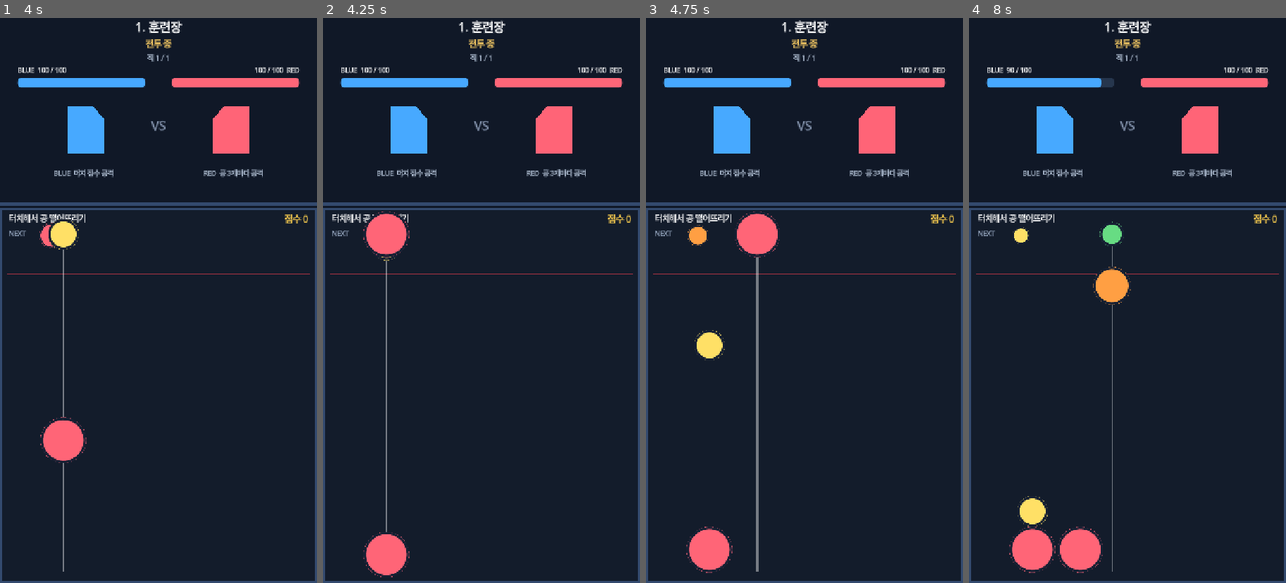
Above: before the commit, frames 1-4 (left to right).
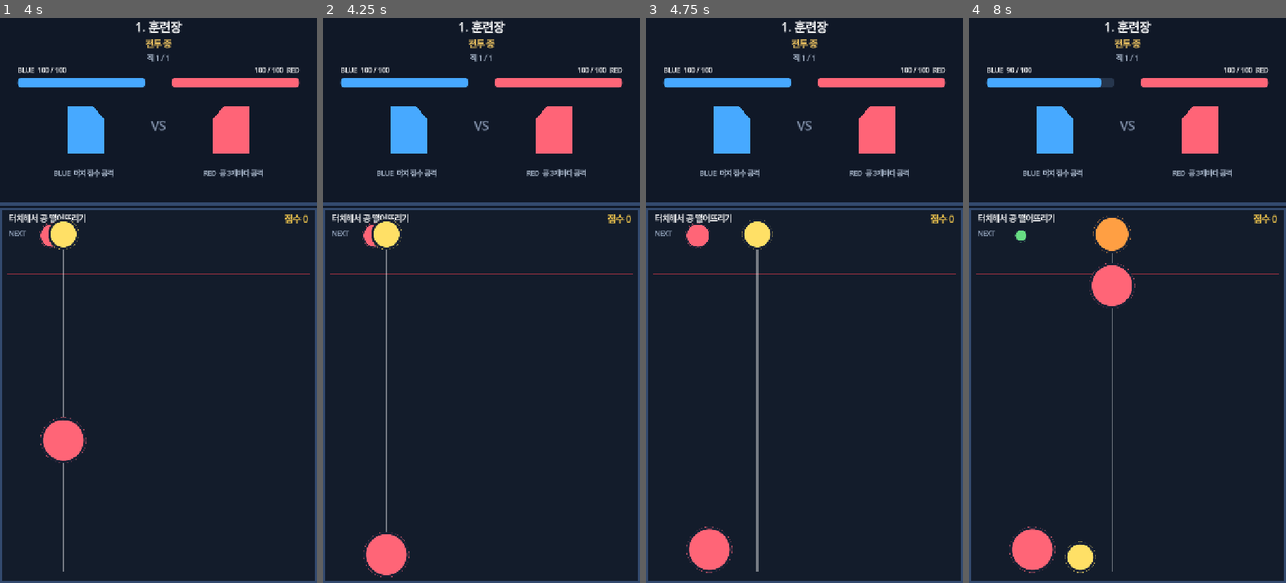
Above: after the commit, the same moments.

Repository: rnntnp/puzrpg
Game: Godot game, scene res://scenes/loading.tscn
Two runs of this game, one before a commit and one after it. Both use one fixed random seed, a clock stepped at 60 frames per second and the inputs below.
Inputs (mouse positions are in pixels of both pictures, inside the frame that each line leads up to):
- Up to frame 1 (4 s): tap Enter at 0.5, 2.75 s; move the mouse to (142, 413) at 0.52 s; click (142, 413) at 0.67 s; tap Space at 1.25 s; drag from (253, 385) to (142, 413) at 1.27 s; click "게임 시작" at 2 s; move the mouse to (63, 215) at 2.77 s; click (63, 215) at 2.92 s; drag from (174, 300) to (63, 215) at 3.52 s
- Up to frame 2 (4.25 s): no input
- Up to frame 3 (4.75 s): move the mouse to (756, 159) at 4.27 s; click (756, 159) at 4.42 s
- Up to frame 4 (8 s): drag from (1197, 272) to (1079, 159) at 5.02 s; move the mouse to (1064, 328) at 5.77 s; click (1064, 328) at 5.92 s; drag from (1159, 176) to (1064, 328) at 6.52 s; tap Space at 7.25 s; move the mouse to (1111, 413) at 7.27 s; click (1111, 413) at 7.42 s

Frame 1 is identical in both runs. In frame 2, 0.8% of the frame differs, in the area x 12-28%, y 34-43%; in frame 3, 1.3%; in frame 4, 2.5%, in the area x 13-53%, y 35-99%.

Commit message:
fix bugs

Diff:
--- a/project.godot
+++ b/project.godot
@@ -12,8 +12,8 @@
 
 config/name="puzrpg"
 run/main_scene="res://scenes/loading.tscn"
+config/features=PackedStringArray("4.7", "Mobile")
 run/max_fps=60
-config/features=PackedStringArray("4.7", "Mobile")
 config/icon="res://icon.svg"
 
 [autoload]
--- a/scripts/battle.gd
+++ b/scripts/battle.gd
@@ -29,7 +29,7 @@
 	left_fighter.defeated.connect(_on_fighter_defeated)
 	right_fighter.defeated.connect(_on_fighter_defeated)
 	merge_game.game_over.connect(_on_merge_game_over)
-	merge_game.combo_resolved.connect(_on_combo_resolved)
+	merge_game.merge_attack_requested.connect(_on_merge_attack_requested)
 	merge_game.ball_dropped.connect(_on_ball_dropped)
 	_load_level()
 	_start_battle()
@@ -89,9 +89,13 @@
 	enemy_drop_count = 0
 	right_fighter.attack(left_fighter)
 
-func _on_combo_resolved(damage: int, _combo_count: int, _base_points: int) -> void:
+func _on_merge_attack_requested(damage: int, _combo_count: int, _base_points: int) -> void:
 	if not battle_running or not left_fighter.is_alive() or not right_fighter.is_alive():
+		print("[MERGE ATTACK SKIPPED] battle=%s | player_alive=%s | enemy_alive=%s" % [
+			str(battle_running), str(left_fighter.is_alive()), str(right_fighter.is_alive())
+		])
 		return
+	print("[MERGE ATTACK] damage=%d" % damage)
 	left_fighter.attack_with_damage(right_fighter, damage)
 
 
--- a/scripts/merge_game.gd
+++ b/scripts/merge_game.gd
@@ -2,7 +2,7 @@
 extends Node2D
 
 signal game_over
-signal combo_resolved(damage: int, combo_count: int, base_points: int)
+signal merge_attack_requested(damage: int, combo_count: int, base_points: int)
 signal ball_dropped
 
 const BallScene = preload("res://scenes/merge_ball.tscn")
@@ -11,6 +11,8 @@
 const DROP_GRACE_DURATION := 1.2
 const OVERFLOW_DURATION := 0.8
 const COMBO_SETTLE_MSEC := 500
+const COMBO_MAX_WAIT_MSEC := 4000
+const MERGE_ATTACK_DELAY := 0.25
 
 @onready var balls: Node2D = $Balls
 @onready var preview_holder: Node2D = $PreviewHolder
@@ -144,15 +146,18 @@
 	_finish_drop_sequence()
 
 func _finish_drop_sequence() -> void:
-	await get_tree().create_timer(0.25).timeout
-	while is_inside_tree() and Time.get_ticks_msec() - last_merge_msec < COMBO_SETTLE_MSEC:
-		await get_tree().process_frame
+	var sequence_started_msec := Time.get_ticks_msec()
+	await get_tree().physics_frame
+	while is_inside_tree():
+		var now := Time.get_ticks_msec()
+		var merge_is_quiet := now - last_merge_msec >= COMBO_SETTLE_MSEC
+		var exceeded_max_wait := now - sequence_started_msec >= COMBO_MAX_WAIT_MSEC
+		if (merge_is_quiet and not _has_moving_balls()) or exceeded_max_wait:
+			break
+		await get_tree().physics_frame
 	if not is_inside_tree():
 		return
 	drop_sequence_active = false
-	if combo_count > 0:
-		var final_damage := _calculate_combo_damage()
-		combo_resolved.emit(final_damage, combo_count, combo_points)
 	if auto_drop_enabled:
 		drop_time_remaining = drop_time_limit
 	if not input_locked and not is_game_over:
@@ -211,12 +216,20 @@
 	var earned_points := level * 10
 	score += earned_points
 	score_label.text = "점수 %d" % score
+	var attack_combo_count := 1
 	if drop_sequence_active:
 		combo_count += 1
 		combo_points += earned_points
 		last_merge_msec = Time.get_ticks_msec()
-		if combo_count >= 2:
-			_show_combo_effect(combo_count, _calculate_combo_damage())
+		attack_combo_count = combo_count
+	var merge_damage := _calculate_merge_damage(earned_points, attack_combo_count)
+	if attack_combo_count >= 2:
+		_show_combo_effect(attack_combo_count, merge_damage)
+	_emit_merge_attack_after_delay(merge_damage, attack_combo_count, earned_points)
+	print("[MERGE] %d단계 + %d단계 -> %d단계 | 획득=%d | 사이클=%s | 콤보=%d | 누적=%d" % [
+		level, level, level + 1, earned_points,
+		str(drop_sequence_active), combo_count, combo_points
+	])
 	call_deferred("_spawn_ball", at, level)
 	drop_grace_remaining = maxf(drop_grace_remaining, 0.5)
 
@@ -225,6 +238,14 @@
 		if child.merge_locked:
 			continue
 		if child.position.y - child.get_radius() < DANGER_LINE_Y:
+			return true
+	return false
+
+func _has_moving_balls() -> bool:
+	for child in balls.get_children():
+		if child.merge_locked:
+			continue
+		if not child.sleeping and (child.linear_velocity.length() > 8.0 or absf(child.angular_velocity) > 0.2):
 			return true
 	return false
 
@@ -246,9 +267,16 @@
 		can_drop = true
 		drop_time_remaining = drop_time_limit
 
-func _calculate_combo_damage() -> int:
-	var multiplier := 1.0 + 0.5 * float(combo_count - 1)
-	return roundi(float(combo_points) * multiplier)
+func _calculate_merge_damage(base_points: int, count: int) -> int:
+	var multiplier := 1.0 + 0.5 * float(count - 1)
+	return roundi(float(base_points) * multiplier)
+
+func _emit_merge_attack_after_delay(damage: int, count: int, base_points: int) -> void:
+	await get_tree().create_timer(MERGE_ATTACK_DELAY).timeout
+	if not is_inside_tree():
+		return
+	print("[MERGE ATTACK REQUEST] 콤보=%d | 기본=%d | 피해=%d" % [count, base_points, damage])
+	merge_attack_requested.emit(damage, count, base_points)
 
 func _show_combo_effect(count: int, damage: int) -> void:
 	if combo_effect_tween != null and combo_effect_tween.is_valid():
